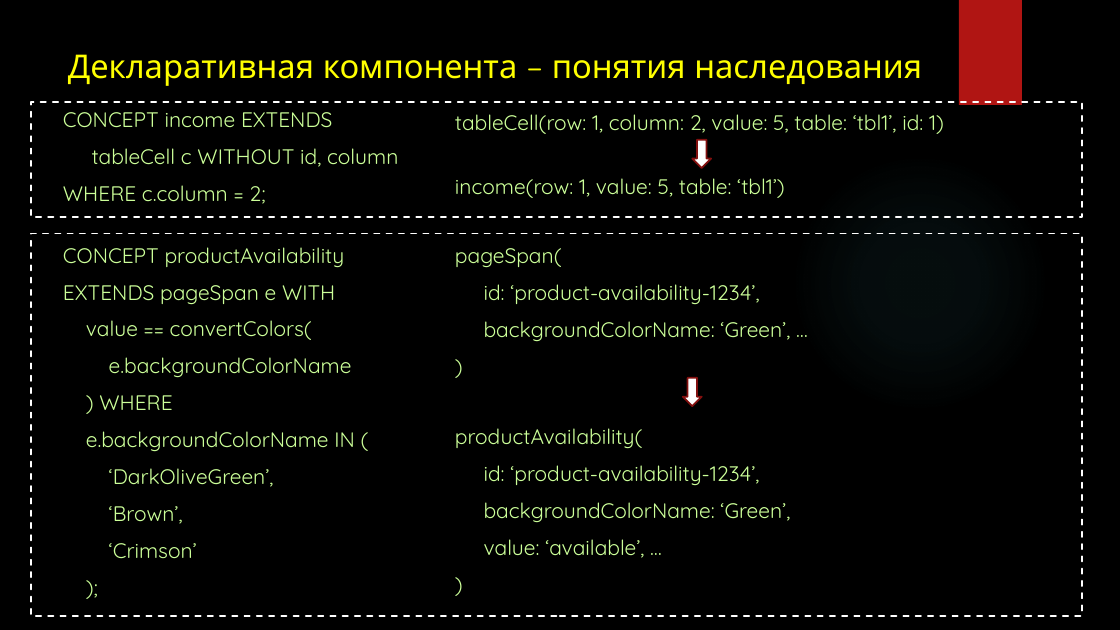
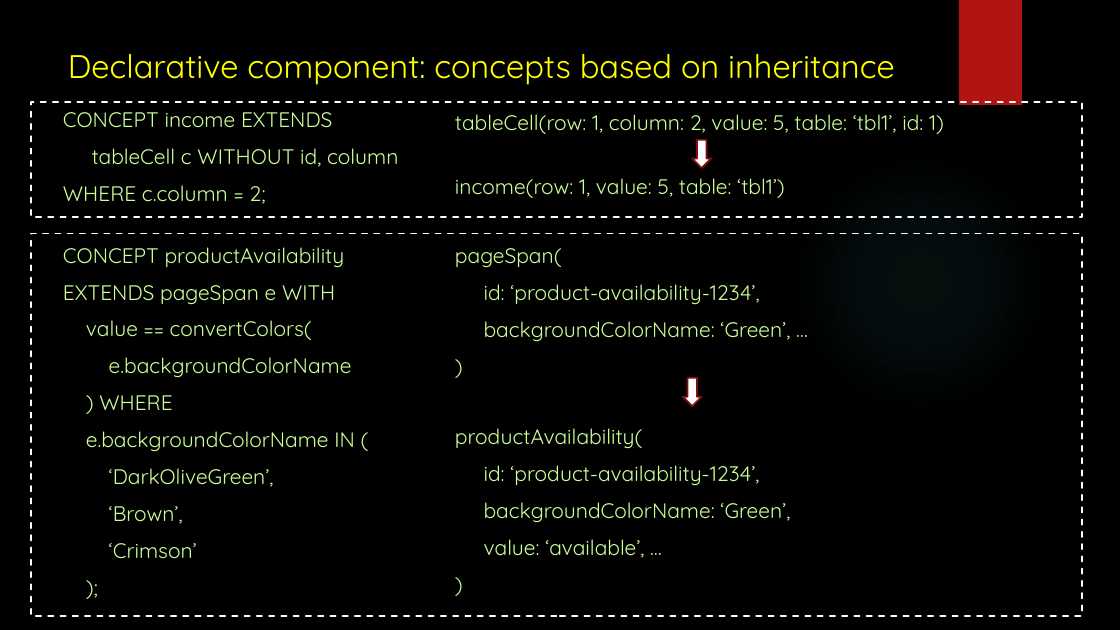
Before and after one commit to Voropay/ConceptualProgramming, a slide deck: slide 12 of presentation.pptx. Drawn at 1120x630 pixels with LibreOffice and Linux fonts; fonts in the diff are those of the drawing; background and template pictures are left out. Boxes give left, top, right and bottom in pixels: in the first picture for what was removed or moved away, otherwise in the second. Text is boxed around its words. In the diff, an @@ line names an element or a change of style, - is before the commit and + after.

```diff
--- a/presentation.pptx
+++ b/presentation.pptx
@@ title at [68,54,895,85]: text changed @@
-Декларативная компонента – понятия наследования
+Declarative component: concepts based on inheritance
```
Also in this commit, not shown: 18 other slides changed, 11 slides added, 8 slides removed, 1 other file.
